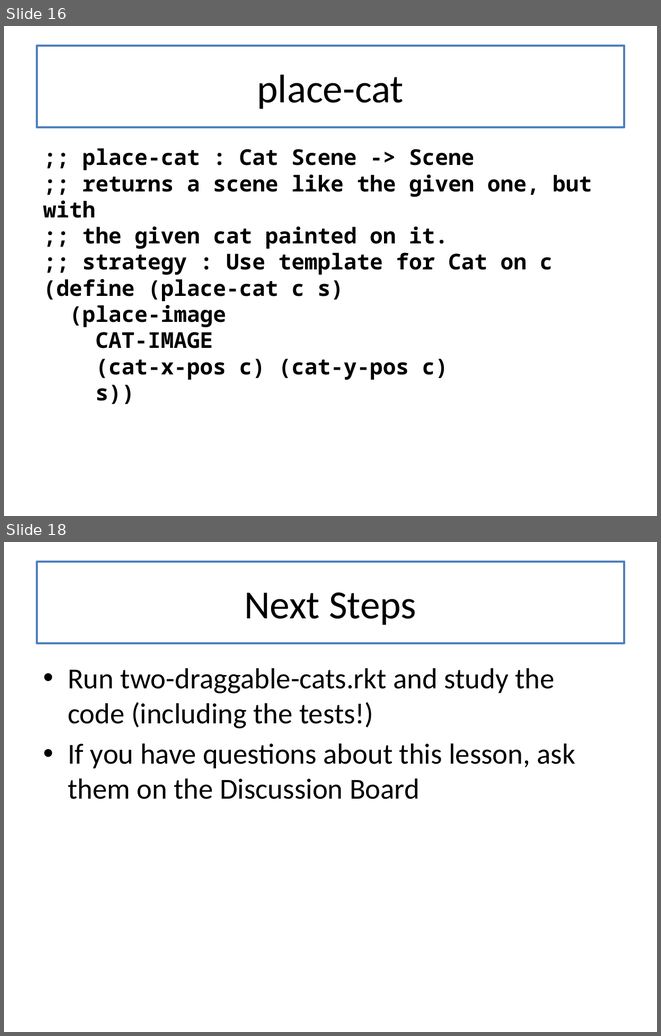
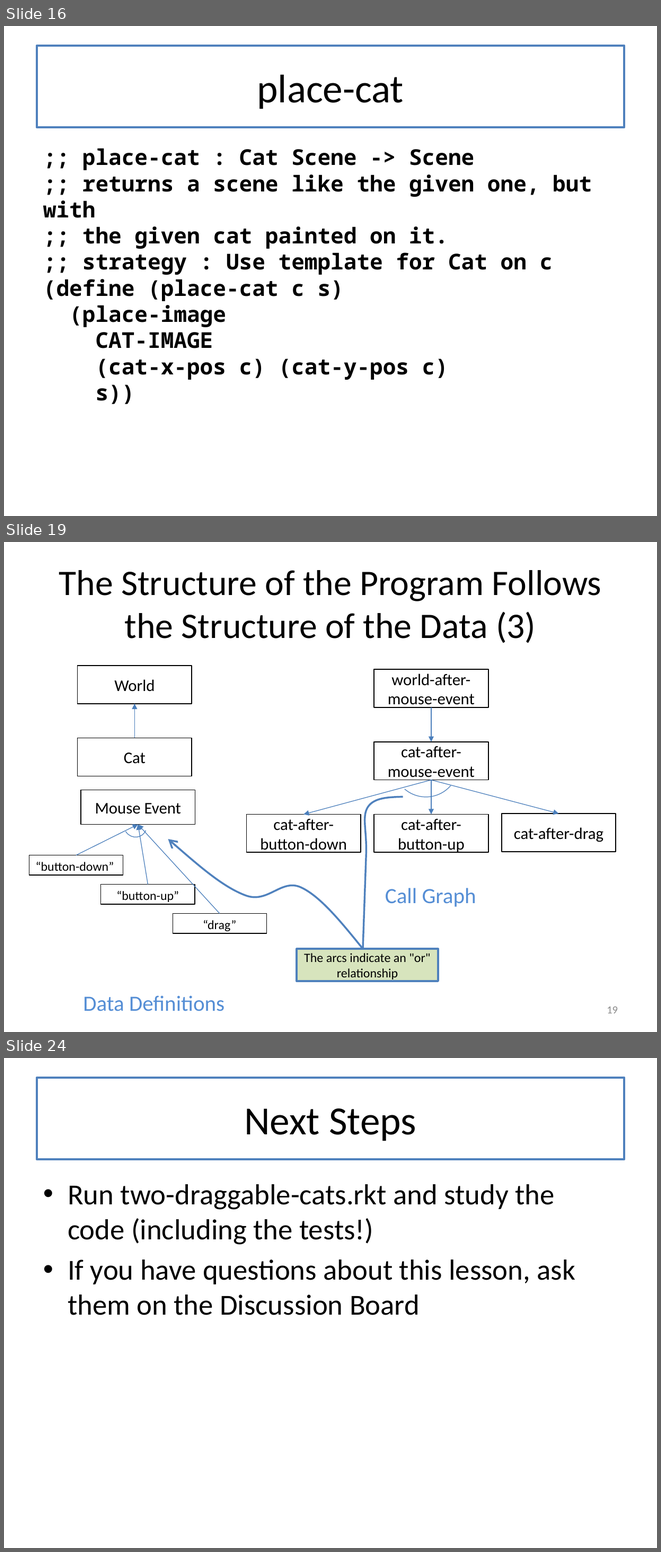
Before and after one commit to mwand/cs5010f16, a slide deck: Slides/Lesson 3.4 Two Draggable Cats.pptx. Shown one above the other, each under a label of ours: slides 16 and 18 before the commit, slides 16, 19 and 24 after it; the slides between them are not shown. The pictures are 661x1036 and 661x1552 pixels, drawn with LibreOffice and Linux fonts; fonts in the diff are those of the drawing. Boxes give left, top, right and bottom in pixels: in the first picture for what was removed or moved away, otherwise in the second. Text is boxed around its words. In the diff, an @@ line names an element or a change of style, - is before the commit and + after.

Commit message:
added slides about 'Program Structure follows Data Structure' to L3.4

```diff
--- a/Slides/Lesson 3.4 Two Draggable Cats.pptx
+++ b/Slides/Lesson 3.4 Two Draggable Cats.pptx
@@ slide 19 added at <box>4,542,657,1032</box>, background #FFFFFF @@
@@ title added at <box>37,562,624,643</box>, fill #FFFFFF, outline #4F81BD 2 pt, 39.6 pt, text #000000 @@
+The Structure of the Program Follows the Structure of the Data (3)
@@ rectangle added at <box>77,665,192,703</box>, outline #000000 1 pt, 18 pt, text #000000 @@
+World
@@ rectangle added at <box>374,669,488,707</box>, outline #000000 1 pt, 18 pt, text #000000 @@
+world-after-mouse-event
@@ arrow added from (134, 738) to (134, 704), #4B7EBC 0.75 pt @@
@@ arrow added from (431, 707) to (431, 742), #4B7EBC 0.75 pt @@
@@ arc (boxed as its full ellipse) added at <box>380,718,472,810</box>, outline #4B7EBC 0.75 pt @@
@@ rectangle added at <box>77,738,192,776</box>, outline #000000 1 pt, 18 pt, text #000000 @@
+Cat
@@ rectangle added at <box>374,742,488,779</box>, outline #000000 1 pt, 18 pt, text #000000 @@
+cat-after-mouse-event
@@ arrow added from (431, 779) to (303, 814), #4B7EBC 0.75 pt @@
@@ arrow added from (431, 779) to (431, 814), #4B7EBC 0.75 pt @@
@@ arrow added from (431, 779) to (558, 814), #4B7EBC 0.75 pt @@
@@ arc (boxed as its full ellipse) added at <box>120,810,151,841</box>, outline #4B7EBC 0.75 pt @@
@@ freeform shape added at <box>363,796,403,949</box>, outline #4F81BD 2 pt @@
@@ group added at <box>29,790,266,933</box>: 4 rectangles, 3 arrows @@
+Mouse Event
+“button-down”
+“button-up”
+“drag”
@@ rectangle added at <box>246,814,361,852</box>, outline #000000 1 pt, 18 pt, text #000000 @@
+cat-after-button-down
@@ rectangle added at <box>374,814,488,852</box>, outline #000000 1 pt, 18 pt, text #000000 @@
+cat-after-button-up
@@ rectangle added at <box>502,814,616,852</box>, outline #000000 1 pt, 18 pt, text #000000 @@
+cat-after-drag
@@ freeform shape added at <box>168,839,362,949</box>, outline #4F81BD 2 pt @@
@@ text added at <box>385,888,476,907</box>, 24 pt, text #558ED5 @@
+Call Graph
@@ rectangle added at <box>297,949,438,981</box>, fill #D7E4BD, outline #4F81BD 2 pt, 14 pt, text #000000 @@
+The arcs indicate an "or" relationship
@@ text added at <box>83,995,224,1011</box>, 24 pt, text #558ED5 @@
+Data Definitions
@@ page number added at <box>607,1006,618,1013</box>, 12 pt, text #8C8C8C @@
+19
@@ what was slide 18 is now slide 24 @@
```
Also in this commit, not shown: 1 slide changed, 5 other slides added.
